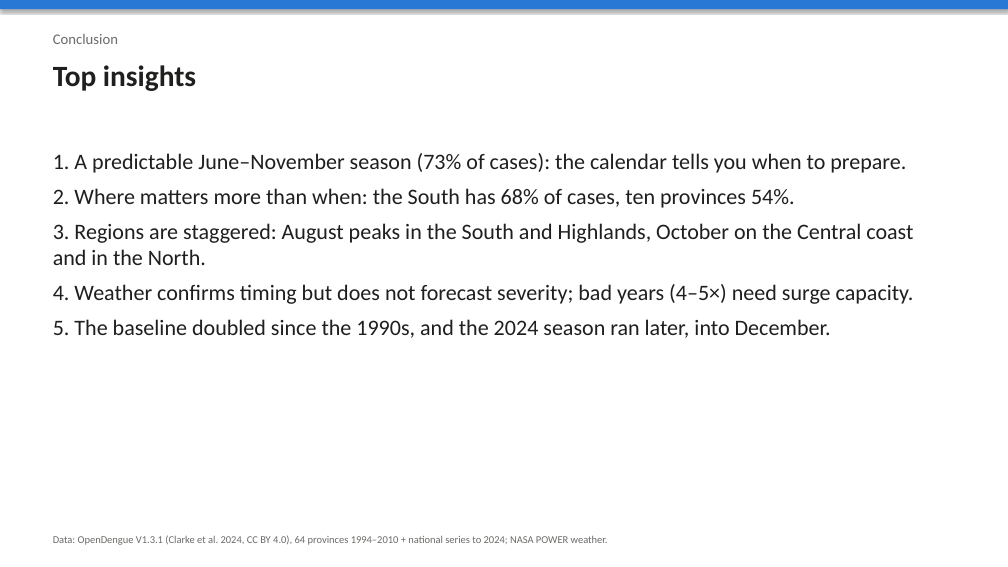
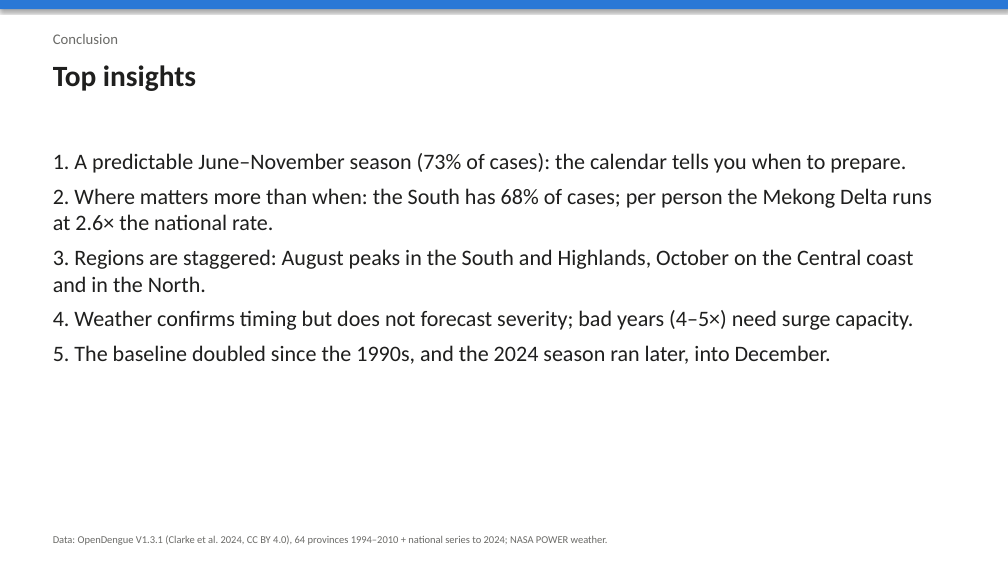
Before and after one commit to Thu-Ha-Vault/dengue-vietnam-case-study, a slide deck: slide 14 of slides/dengue_case_study.pptx (slide 13 before the commit). Drawn at 1008x567 pixels with LibreOffice and Linux fonts; fonts in the diff are those of the drawing. Boxes give left, top, right and bottom in pixels: in the first picture for what was removed or moved away, otherwise in the second. Text is boxed around its words. In the diff, an @@ line names an element or a change of style, - is before the commit and + after.

```diff
--- a/slides/dengue_case_study.pptx
+++ b/slides/dengue_case_study.pptx
@@ text at (53, 188, 931, 230): text changed @@
-2. Where matters more than when: the South has 68% of cases, ten provinces 54%.
+2. Where matters more than when: the South has 68% of cases; per person the Mekong Delta runs at 2.6× the national rate.
```
Also in this commit, not shown: 7 other slides changed, 1 slide added, 7 other files.
